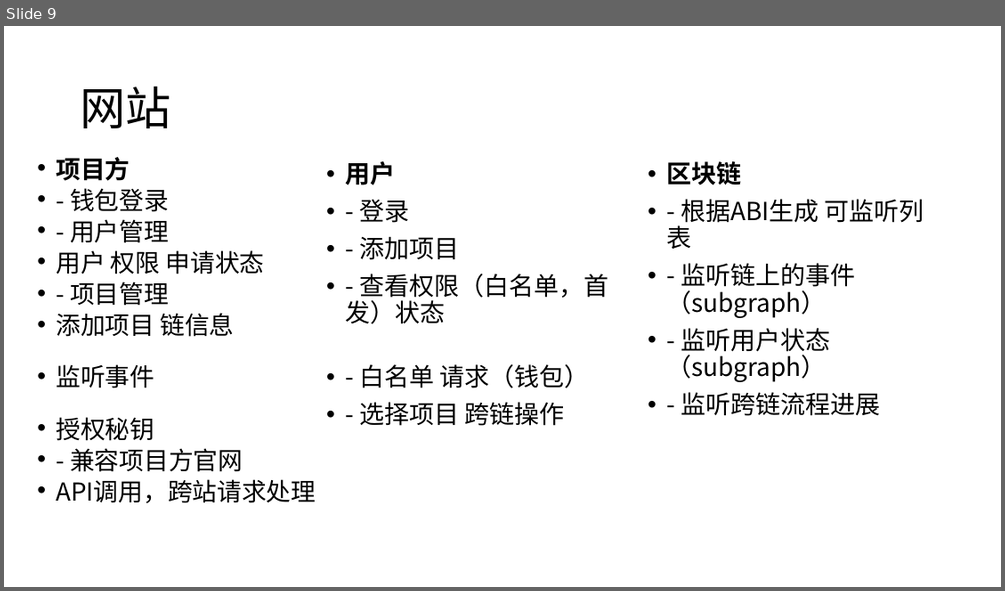
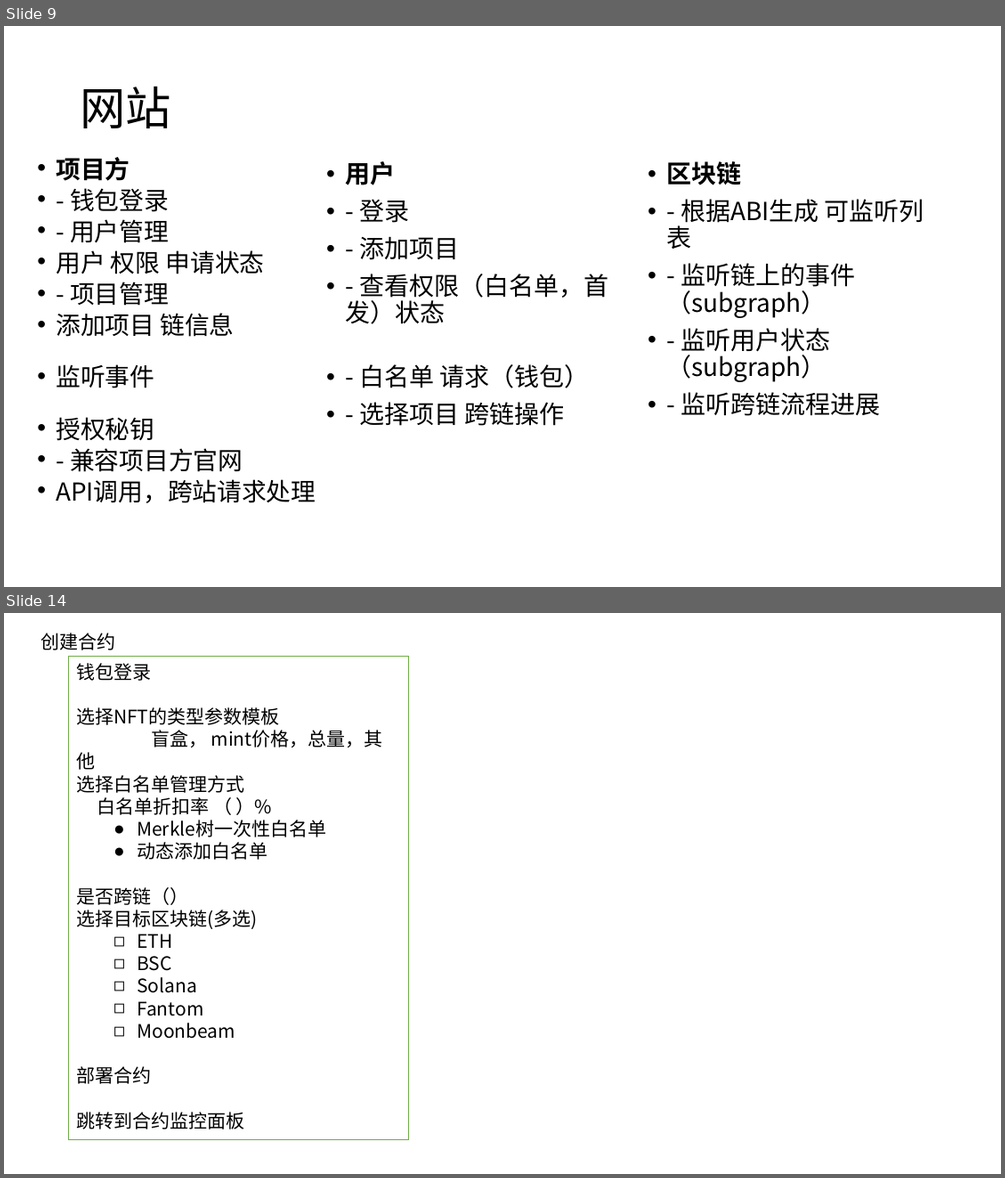
Before and after one commit to liusanchuan/Middleware.web3, a slide deck: doc/Idea.pptx. Shown one above the other, each under a label of ours: slide 9 before the commit, slides 9 and 14 after it; the slides between them are not shown. The pictures are 1005x591 and 1005x1178 pixels, drawn with LibreOffice and Linux fonts; fonts in the diff are those of the drawing. Boxes give left, top, right and bottom in pixels: in the first picture for what was removed or moved away, otherwise in the second. Text is boxed around its words. In the diff, an @@ line names an element or a change of style, - is before the commit and + after.

```diff
--- a/doc/Idea.pptx
+++ b/doc/Idea.pptx
@@ slide 14 added at box(4, 613, 1001, 1174), background #FFFFFF @@
@@ text added at box(40, 633, 115, 650), 18 pt, text #000000 @@
+创建合约
@@ rectangle added at box(69, 657, 409, 1140), fill #FFFFFF, outline #70AD47 1 pt, 18 pt, text #000000 @@
+钱包登录
+选择NFT的类型参数模板
+盲盒， mint价格，总量，其他
+选择白名单管理方式
+白名单折扣率 （ ）%
+  ● Merkle树一次性白名单
+  ● 动态添加白名单
+是否跨链（）
+选择目标区块链(多选)
+  ◻ ETH
+  ◻ BSC
+  ◻ Solana
+  ◻ Fantom
+  ◻ Moonbeam
+部署合约
+跳转到合约监控面板
```
Also in this commit, not shown: 1 slide changed, 5 other slides added, 1 slide removed, 1 other file.
